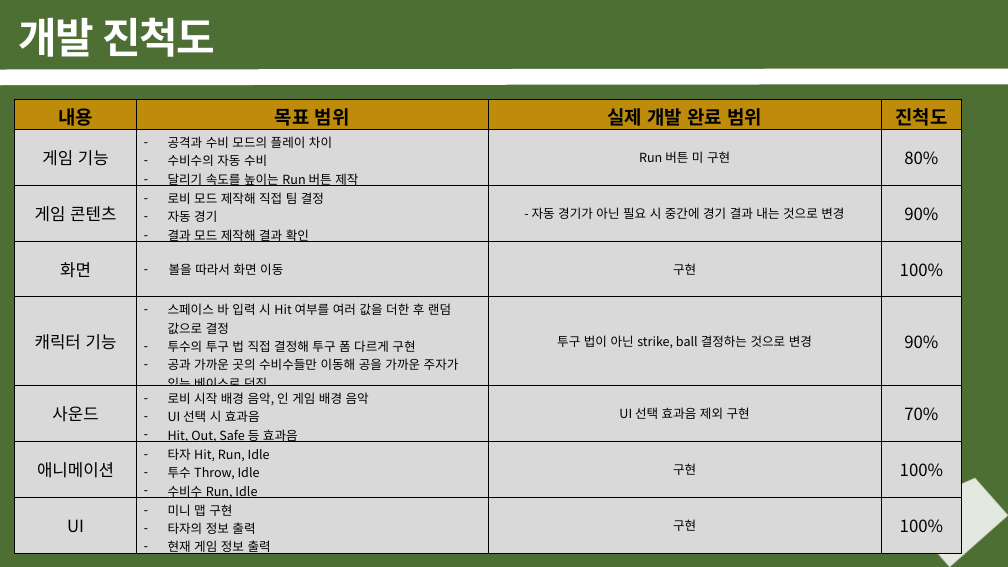
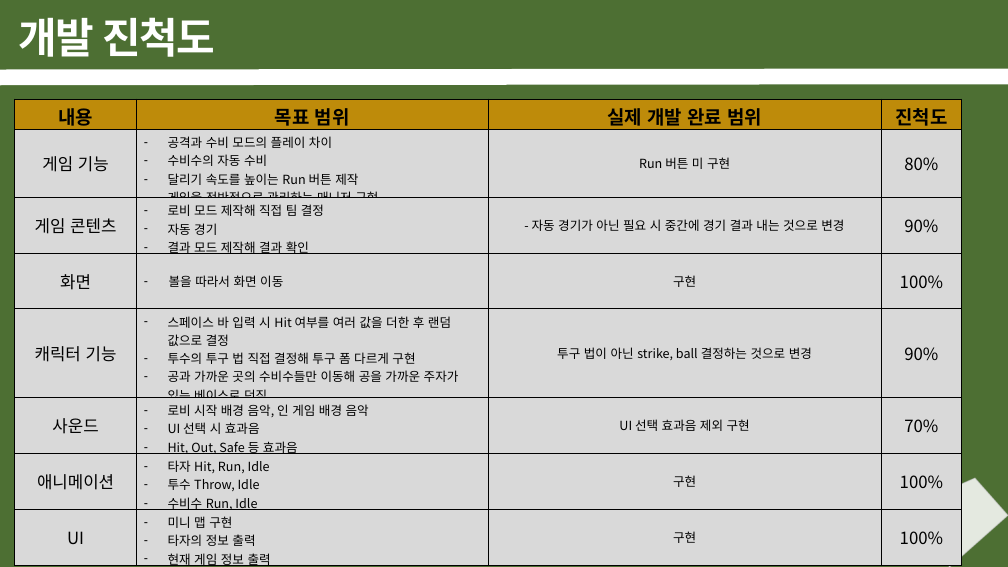
Before and after one commit to gahyun1129/2DGameProject, a slide deck: slide 2 of PPT/2DGP 3차 발표.pptx. Drawn at 1008x567 pixels with LibreOffice and Linux fonts; fonts in the diff are those of the drawing. Boxes give left, top, right and bottom in pixels: in the first picture for what was removed or moved away, otherwise in the second. Text is boxed around its words. In the diff, an @@ line names an element or a change of style, - is before the commit and + after.

```diff
--- a/PPT/2DGP 3차 발표.pptx
+++ b/PPT/2DGP 3차 발표.pptx
@@ table at box(15, 99, 962, 567) @@
-row 2, column 2: 공격과 수비 모드의 플레이 차이 / 수비수의 자동 수비 / 달리기 속도를 높이는 Run 버튼 제작
+row 2, column 2: 공격과 수비 모드의 플레이 차이 / 수비수의 자동 수비 / 달리기 속도를 높이는 Run 버튼 제작 / 게임을 전반적으로 관리하는 매니저 구현
```
Also in this commit, not shown: 1 other file.
